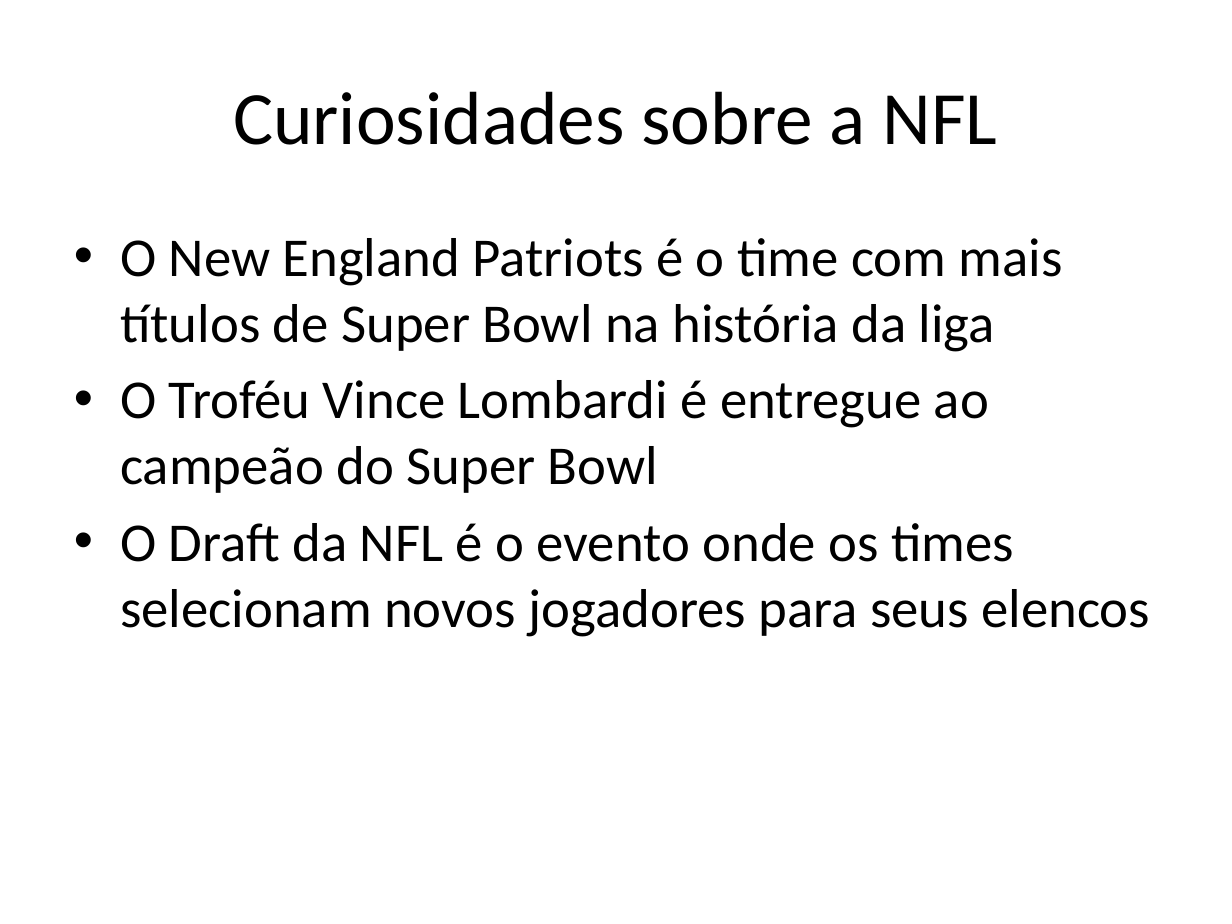
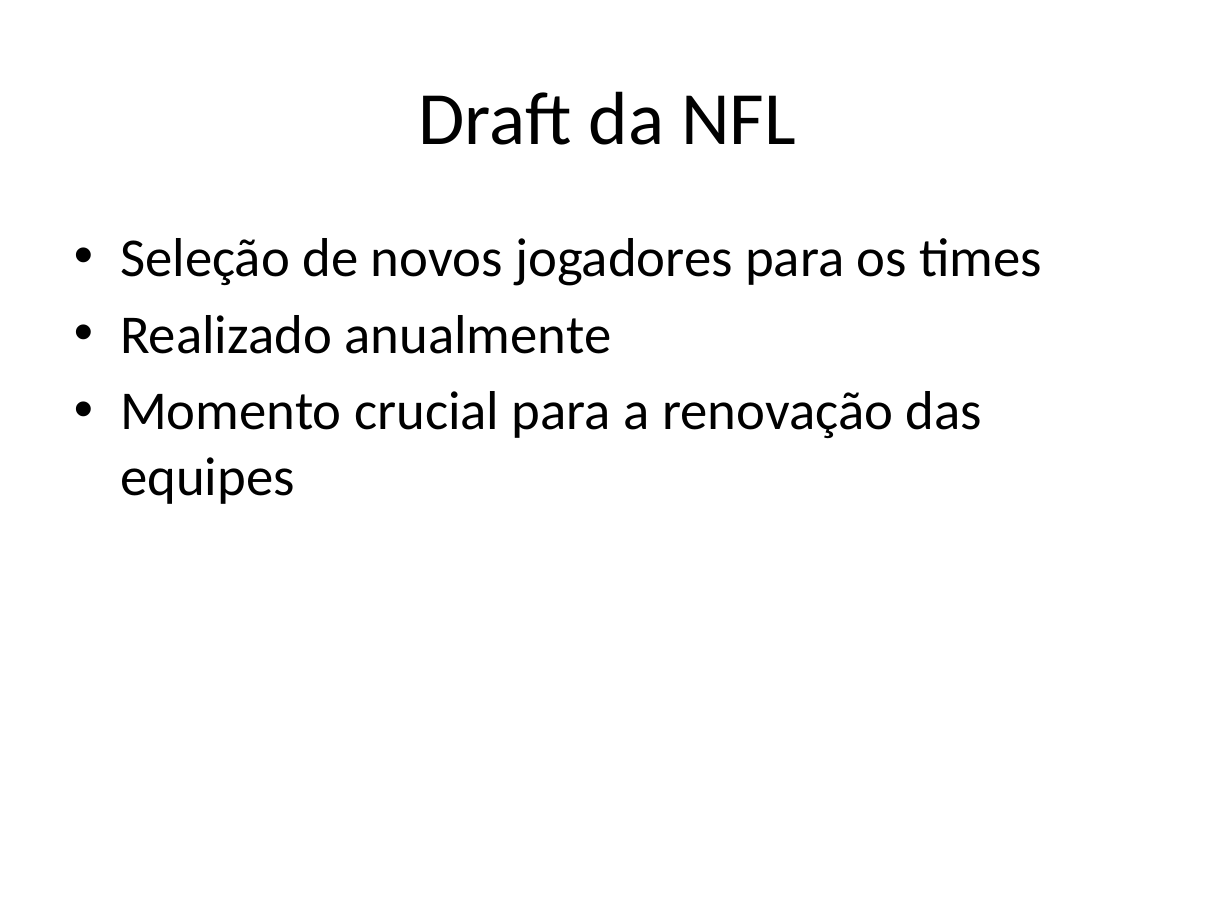
Before and after one commit to lcdlemos/EstagioNutes, a slide deck: slide 10 of IA/auto_apresentacao_IA.pptx (slide 6 before the commit). Drawn at 1232x924 pixels with LibreOffice and Linux fonts; fonts in the diff are those of the drawing. Boxes give left, top, right and bottom in pixels: in the first picture for what was removed or moved away, otherwise in the second. Text is boxed around its words. In the diff, an @@ line names an element or a change of style, - is before the commit and + after.

```diff
--- a/IA/auto_apresentacao_IA.pptx
+++ b/IA/auto_apresentacao_IA.pptx
@@ title at (419,91,796,145): text changed @@
-Curiosidades sobre a NFL
+Draft da NFL
@@ text at (120,238,1042,504): text changed @@
-• O New England Patriots é o time com mais títulos de Super Bowl na história da liga
-• O Troféu Vince Lombardi é entregue ao campeão do Super Bowl
-• O Draft da NFL é o evento onde os times selecionam novos jogadores para seus elencos
+• Seleção de novos jogadores para os times
+• Realizado anualmente
+• Momento crucial para a renovação das equipes
```
Also in this commit, not shown: 8 other slides changed, 9 slides added, 5 slides removed, 7 other files.
